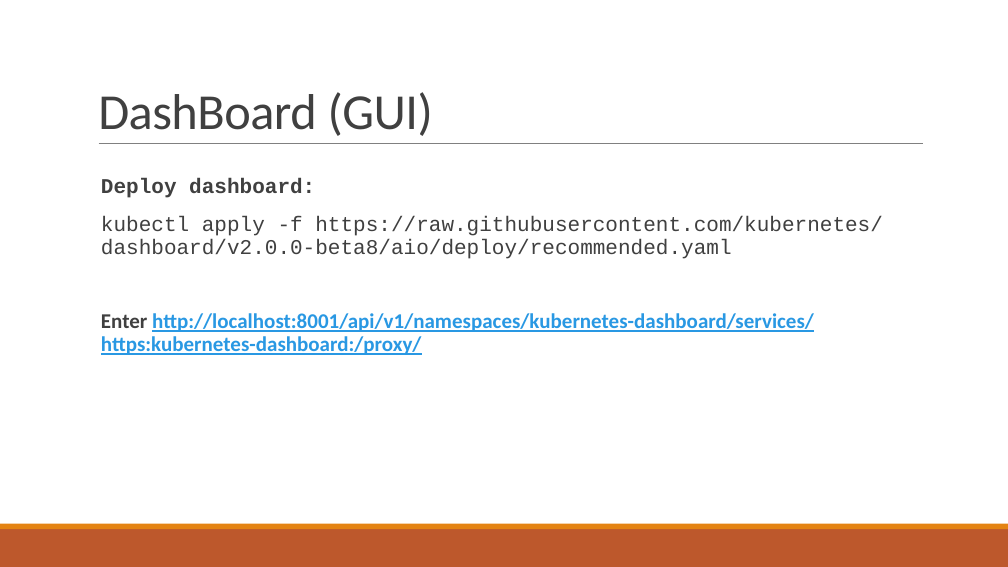
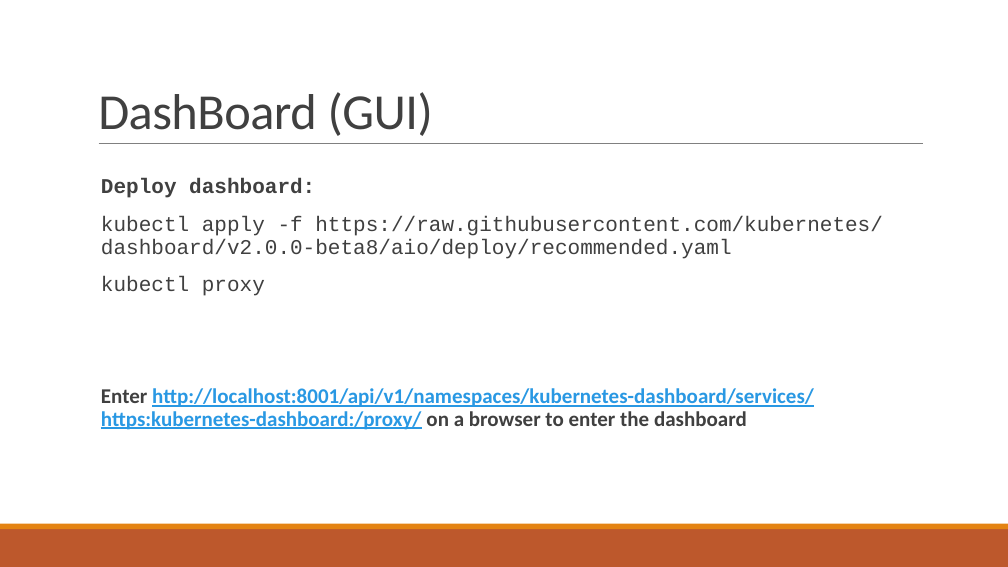
Before and after one commit to Beomsu-Seo/graduation-thesis, a slide deck: slide 15 of docs/Building Kubernetes From Source.pptx. Drawn at 1008x567 pixels with LibreOffice and Linux fonts; fonts in the diff are those of the drawing. Boxes give left, top, right and bottom in pixels: in the first picture for what was removed or moved away, otherwise in the second. Text is boxed around its words. In the diff, an @@ line names an element or a change of style, - is before the commit and + after.

```diff
--- a/docs/Building Kubernetes From Source.pptx
+++ b/docs/Building Kubernetes From Source.pptx
@@ text at bbox=[101, 276, 814, 430]: text changed @@
-Enter http://localhost:8001/api/v1/namespaces/kubernetes-dashboard/services/https:kubernetes-dashboard:/proxy/
+kubectl proxy
+Enter http://localhost:8001/api/v1/namespaces/kubernetes-dashboard/services/https:kubernetes-dashboard:/proxy/ on a browser to enter the dashboard
```
Also in this commit, not shown: 1 other file.
